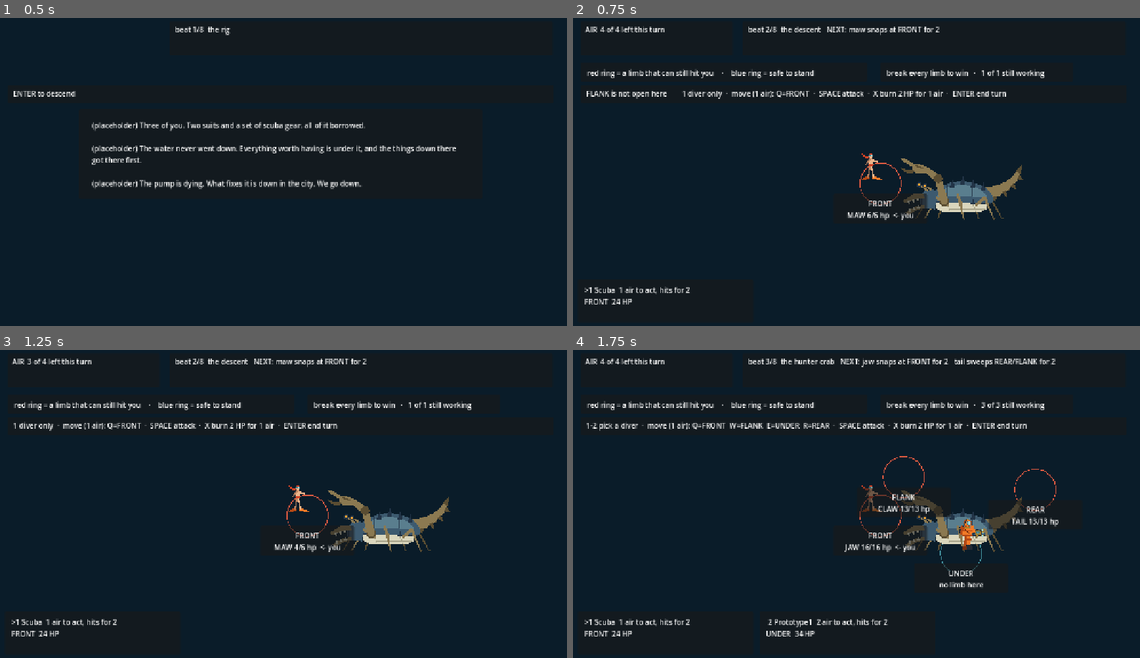
Above: before the commit, frames 1-4 (two rows, left to right).
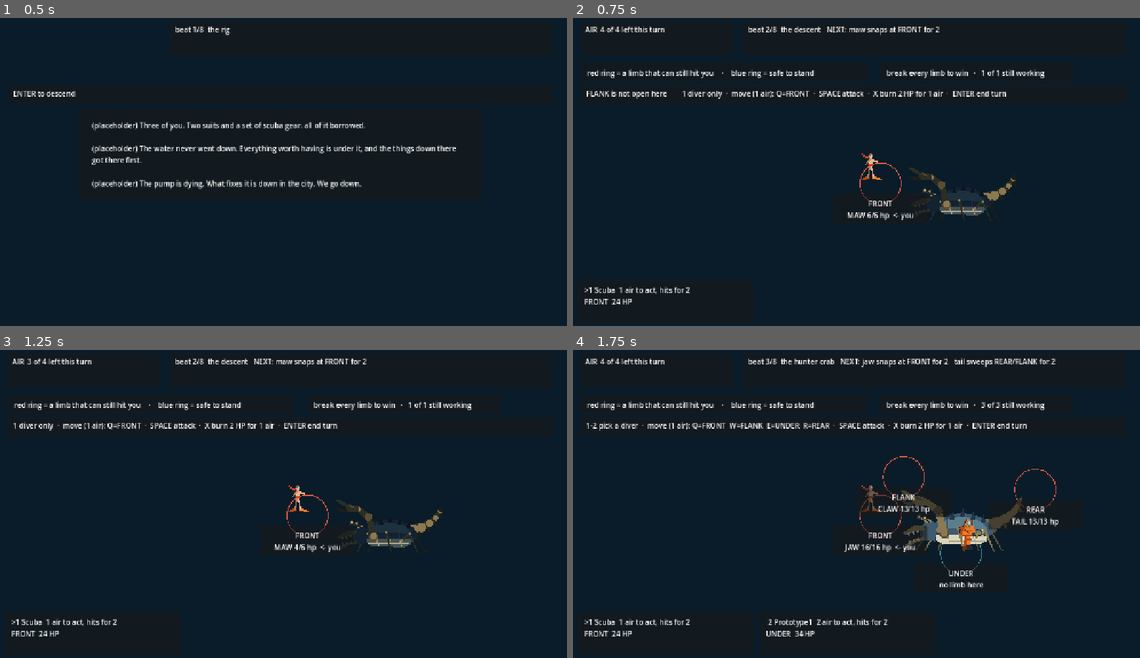
Above: after the commit, the same moments.

Repository: ImmortalDemonGod/salvage
Game: Godot game, scene res://game/main.tscn
The game is run twice, just before and just after one commit, with the same random seed, the same clock (stepped at 60 frames per second) and the same inputs.
Inputs:
- Up to frame 1 (0.5 s): no input
- Up to frame 2 (0.75 s): tap Enter at 0.5 s; hold W from 0.53 s (still down); tap 1 at 0.6 s
- Up to frame 3 (1.25 s): keep holding W; tap Space at 0.77 s
- Up to frame 4 (1.75 s): tap Space at 1.25, 1.52 s; release W at 1.28 s; tap 2 at 1.35 s

Frame 1 is identical in both runs. In frame 2, 1.7% of the frame differs, in the area x 57-80%, y 45-66%; in frame 3, 1.7%; in frame 4, nothing differs.

Commit message:
Stations and silhouettes come from the encounter, not a second hardcoded list

Diff:
--- a/content/encounters.gd
+++ b/content/encounters.gd
@@ -20,6 +20,8 @@
 	# geography exists to complicate either (SPEC 2.7, one idea per beat).
 	"descent": {
 		"title": "something in the dark",
+		"art": {"kind": "crab", "scale": 110.0, "pos": [880, 320], "tint": [0.32, 0.38, 0.44]},
+		"places": {"0": [700, 386]},
 		# TEACHING BEAT, exempt from the difficulty bands and from the
 		# dominant-station check by declaration, not by a silent special
 		# case. Its job is to establish that a turn is a budget and the
@@ -36,6 +38,8 @@
 	# Beat `fight1`. Three limbs, four stations, UNDER deliberately empty.
 	"crab": {
 		"title": "the hunter crab",
+		"art": {"kind": "crab", "scale": 124.0, "pos": [878, 316], "tint": [1.0, 1.0, 1.0]},
+		"places": {"0": [700, 386], "1": [752, 300], "2": [880, 470], "3": [1046, 328]},
 		# TWO divers. One was tried and REFUTED by measurement: the crab
 		# became unwinnable (G2 0/40), casual fell to 5.2 percent, and
 		# UNDER went dead because a lone diver never has a reason to stand
@@ -81,6 +85,10 @@
 	# to exist and what makes the disabler's shutdown the answer.
 	"spitter": {
 		"title": "the vent worm",
+		# a LONGER, thinner body: the stations sit further apart along it,
+		# so the board itself reads differently from the crab's
+		"art": {"kind": "worm", "scale": 150.0, "pos": [900, 300], "tint": [0.55, 0.85, 0.70]},
+		"places": {"0": [660, 360], "1": [850, 262], "2": [900, 470], "4": [300, 386]},
 		"party": 2,
 		# The drum is fitted before this fight, so it is declared HERE.
 		# While gear was a global set by the run, the bands measured the
@@ -124,6 +132,8 @@
 	# the umbilical rule and the HP overdraft finally bite.
 	"dredge": {
 		"title": "the dredge",
+		"art": {"kind": "dredge", "scale": 132.0, "pos": [890, 306], "tint": [0.72, 0.62, 0.42]},
+		"places": {"0": [686, 400], "1": [820, 276], "3": [1064, 356], "4": [300, 400]},
 		"party": 3,
 		"drum": true,
 		# UNDER is closed here. Every open station must either expose a limb
--- a/game/art.gd
+++ b/game/art.gd
@@ -113,10 +113,13 @@
 # ---- primitives --------------------------------------------------------
 
 static func _xf(pos: Vector2, scale: float, facing: int) -> Transform2D:
+	# stretch lengthens or squats the body without new geometry
 	var fx := 1.0
 	if facing < 0:
 		fx = -1.0
-	return Transform2D(Vector2(fx * scale, 0.0), Vector2(0.0, scale), pos)
+	# stretch > 1 lengthens the body, < 1 squats it, and the vertical axis
+	# compensates so the creature keeps roughly its footprint
+	return Transform2D(Vector2(fx * scale * stretch, 0.0), Vector2(0.0, scale / sqrt(stretch)), pos)
 
 
 static func _pts(xf: Transform2D, local: Array) -> PackedVector2Array:
@@ -132,6 +135,12 @@
 # reads, and COUNT the failures so verify/ can assert zero rather than
 # letting a hull quietly stand in for the real silhouette.
 static var bad_polys := 0
+
+# Per-encounter silhouette variation. One creature drawn three ways is still
+# a placeholder, but a LONG one and a SQUAT one read as different bodies,
+# which is the thing the station design is being tested against.
+static var tint := Color(1, 1, 1)
+static var stretch := 1.0
 
 static func _poly(ci: CanvasItem, xf: Transform2D, local: Array, col: Color) -> void:
 	var pts: PackedVector2Array = _pts(xf, local)
@@ -141,9 +150,9 @@
 		bad_polys += 1
 		var hull: PackedVector2Array = Geometry2D.convex_hull(pts)
 		if hull.size() >= 3:
-			ci.draw_colored_polygon(hull, col)
+			ci.draw_colored_polygon(hull, col * tint)
 		return
-	ci.draw_colored_polygon(pts, col)
+	ci.draw_colored_polygon(pts, col * tint)
 
 
 static func _box(ci: CanvasItem, xf: Transform2D, x0: float, y0: float, x1: float, y1: float, col: Color) -> void:
--- a/game/main.gd
+++ b/game/main.gd
@@ -17,6 +17,10 @@
 # existed and did not land on anything; the first as-played capture showed
 # FLANK floating over empty shell while the claw was elsewhere, which
 # silently breaks the "the limb IS the position" contract (SPEC 2.3).
+# Fallback only. The real positions come from the ENCOUNTER, because a
+# second hardcoded list in the scene is exactly the "two lists that agree"
+# failure the station-limb contract exists to prevent, and it made the vent
+# worm and the dredge stand on crab anatomy.
 const STATION_POS := [
 	Vector2(700, 386),   # FRONT  - the jaw
 	Vector2(752, 300),   # FLANK  - the raised claw, which the art puts forward
@@ -51,6 +55,16 @@
 	_build_ui()
 	_refresh()
 
+# where this encounter puts a station, falling back to the default ring
+func place(i: int) -> Vector2:
+	if combat != null:
+		var places: Dictionary = combat.enc.get("places", {})
+		var key := str(i)
+		if places.has(key):
+			var xy: Array = places[key]
+			return Vector2(float(xy[0]), float(xy[1]))
+	return STATION_POS[i]
+
 func _build_ui() -> void:
 	# station markers: one Control each, so the invariants can assert they
 	# never overlap and their labels stay inside them
@@ -58,7 +72,7 @@
 		var m := Panel.new()
 		m.name = "station_" + Combat.STATION_NAMES[i]
 		m.size = Vector2(210, 66)
-		m.position = STATION_POS[i] - m.size * 0.5 + Vector2(0, 56)
+		m.position = Vector2.ZERO   # placed per encounter in _refresh
 		add_child(m)
 		var l := Label.new()
 		l.name = "label"
@@ -232,6 +246,8 @@
 		ui_stations[i].visible = combat.station_open(i)
 		if not combat.station_open(i):
 			continue
+		var mk: Panel = ui_stations[i]
+		mk.position = place(i) - mk.size * 0.5 + Vector2(0, 56)
 		# The limb IS the position, so the marker has to SAY the limb and
 		# how much of it is left. A blind reviewer found no enemy health
 		# readout anywhere on screen, which made the whole limb system
@@ -398,18 +414,30 @@
 		var limb: int = combat.STATION_LIMB[i]
 		var safe: bool = limb < 0 or combat.limb_broken[limb]
 		var col := Color(0.25, 0.55, 0.6) if safe else Color(0.85, 0.35, 0.25)
-		draw_arc(STATION_POS[i], 46, 0, TAU, 40, col, 2.0)
+		draw_arc(place(i), 46, 0, TAU, 40, col, 2.0)
 	# scale is PIXELS PER BODY UNIT, not a multiplier. Passing 1.6 made the
 	# crab under two pixels tall, its foot triangles sub-pixel, and the
 	# triangulator rejected them, so the enemy silently did not draw at all
 	# while every test stayed green. Caught by the first as-played capture.
 	if combat == null:
 		return
-	Art.draw_crab(self, CRAB_POS + Vector2(0, 150), CRAB_SCALE, combat.limb_broken)
+	var art: Dictionary = combat.enc.get("art", {})
+	var ap: Array = art.get("pos", [878, 316])
+	var asc: float = float(art.get("scale", CRAB_SCALE))
+	var tint: Array = art.get("tint", [1.0, 1.0, 1.0])
+	Art.tint = Color(float(tint[0]), float(tint[1]), float(tint[2]))
+	Art.stretch = 1.0
+	if String(art.get("kind", "crab")) == "worm":
+		Art.stretch = 1.55        # long and thin
+	elif String(art.get("kind", "crab")) == "dredge":
+		Art.stretch = 0.78        # squat and blocky
+	Art.draw_crab(self, Vector2(float(ap[0]), float(ap[1])) + Vector2(0, 150), asc, combat.limb_broken)
+	Art.tint = Color(1, 1, 1)
+	Art.stretch = 1.0
 	for i in range(combat.divers.size()):
 		var d = combat.divers[i]
 		if d.down:
 			continue
 		# above the ring, so the station card below never slices a sprite
-		var p: Vector2 = STATION_POS[d.station] + Vector2(-22 + i * 36, -8)
+		var p: Vector2 = place(d.station) + Vector2(-22 + i * 36, -8)
 		Art.draw_diver(self, d.cost, p, 74.0, 1)
